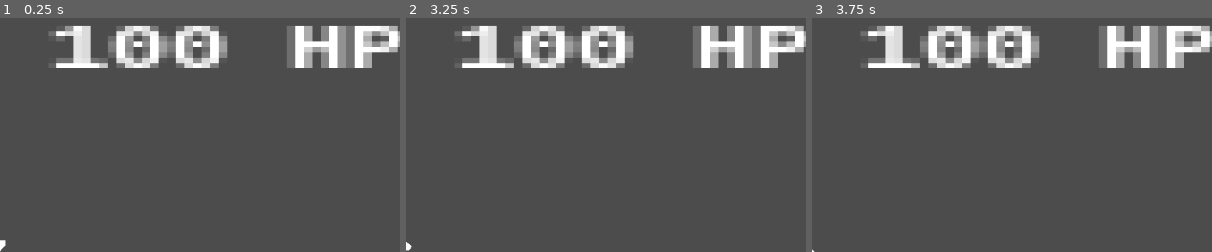
Above: before the commit, frames 1-3 (left to right).
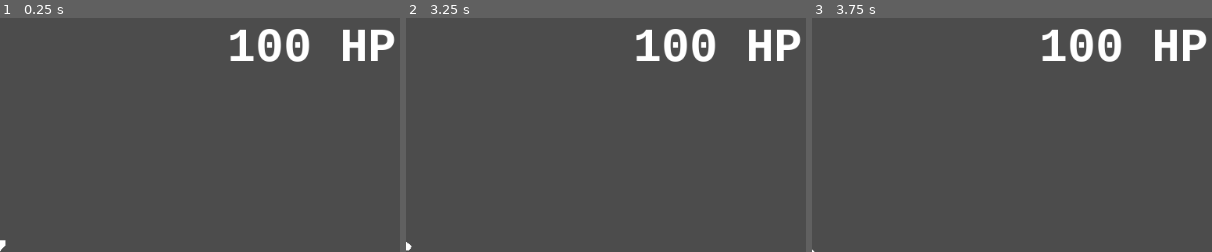
Above: after the commit, the same moments.

Repository: GameDrivenDesign/HareDerLage
Game: Godot game, scene res://game/game.tscn
Two runs of this game, one before a commit and one after it. Both use one fixed random seed, a clock stepped at 60 frames per second and the inputs below.
Inputs:
- Up to frame 1 (0.25 s): no input
- Up to frame 2 (3.25 s): tap Enter at 0.5, 2 s; hold D (right) 0.53-1.28 s; tap Space at 1.25, 2.75 s; hold A (left) 1.28-2.03 s; hold D (right) 2.03-2.78 s; hold W (up) from 2.78 s (still down)
- Up to frame 3 (3.75 s): tap Enter at 3.5 s; release W (up) at 3.53 s; hold A (left) from 3.53 s (still down)
The pictures show only the part of the screen within x 50-100%, y 1-51%; the shares and areas given below are measured in that part.

The runs differ from the first frame. In frame 1, 10% of the frame differs, in the area x 12-100%, y 3-22%; in frame 2, 10%; in frame 3, 10%.

Commit message:
Correctly scale font

Diff:
--- a/game/game.tscn
+++ b/game/game.tscn
@@ -5,7 +5,7 @@
 [ext_resource path="res://comet/comet.tscn" type="PackedScene" id=3]
 [ext_resource path="res://spaceship.tscn" type="PackedScene" id=4]
 
-[node name="game" type="Node2D" index="0"]
+[node name="game" type="Node2D"]
 
 script = ExtResource( 1 )
 
--- a/hud/hud.tscn
+++ b/hud/hud.tscn
@@ -4,7 +4,7 @@
 
 [sub_resource type="DynamicFont" id=1]
 
-size = 12
+size = 60
 use_mipmaps = false
 use_filter = false
 font_data = ExtResource( 1 )
@@ -13,7 +13,7 @@
 [node name="hud" type="Node2D" index="0"]
 
 position = Vector2( 349, 218.5 )
-scale = Vector2( 10.9063, 6.82813 )
+_sections_unfolded = [ "Transform" ]
 
 [node name="health" type="Label" parent="." index="0"]
 
@@ -21,10 +21,10 @@
 anchor_top = 0.0
 anchor_right = 0.0
 anchor_bottom = 0.0
-margin_left = 20.0
-margin_top = -32.0
-margin_right = 62.0
-margin_bottom = -18.0
+margin_left = 448.0
+margin_top = -210.0
+margin_right = 664.0
+margin_bottom = -141.0
 rect_pivot_offset = Vector2( 0, 0 )
 rect_clip_content = false
 mouse_filter = 2
